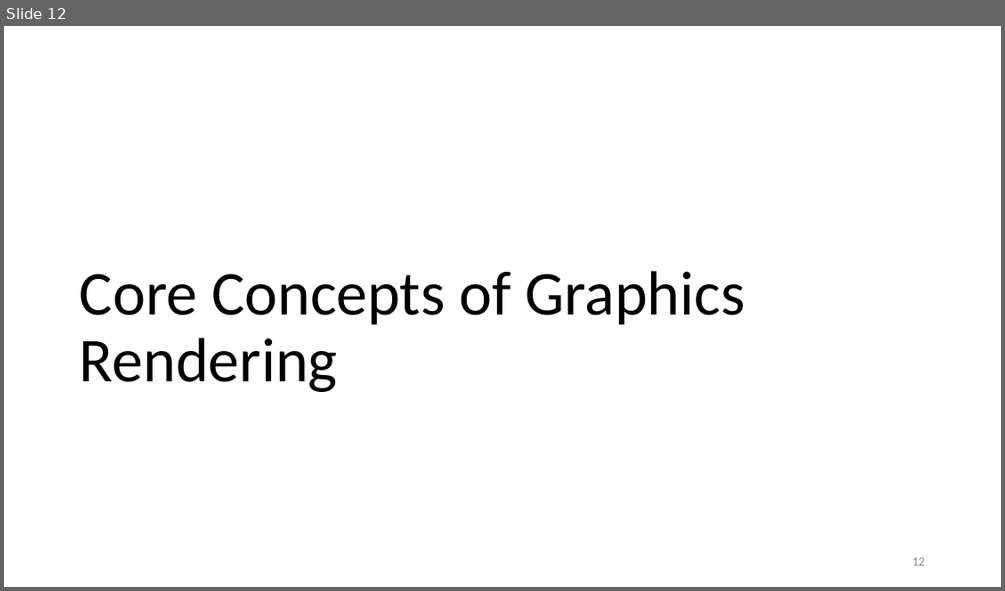
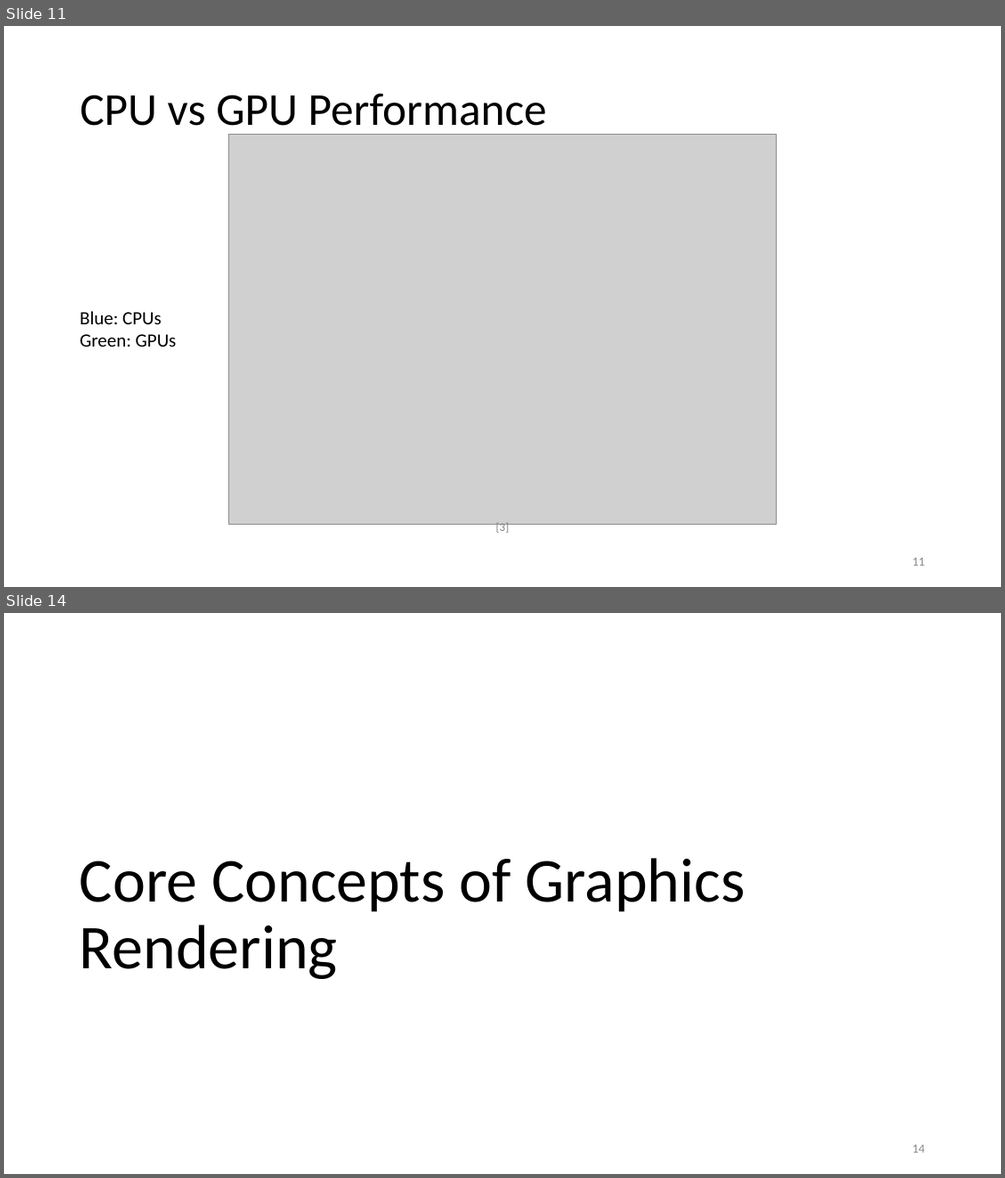
Before and after one commit to ShepherdJerred-homework/seminar-presentation, a slide deck: presentation.pptx. Shown one above the other, each under a label of ours: slide 12 before the commit, slides 11 and 14 after it; the slides between them are not shown. The pictures are 1005x591 and 1005x1178 pixels, drawn with LibreOffice and Linux fonts; fonts in the diff are those of the drawing; grey boxes stand for pictures. Boxes give left, top, right and bottom in pixels: in the first picture for what was removed or moved away, otherwise in the second. Text is boxed around its words. In the diff, an @@ line names an element or a change of style, - is before the commit and + after.

```diff
--- a/presentation.pptx
+++ b/presentation.pptx
@@ slide 11 added at (4, 26, 1001, 587), background #FFFFFF @@
@@ title added at (80, 94, 547, 135), 44 pt, text #000000 @@
+CPU vs GPU Performance
@@ picture added at (229, 134, 777, 524) @@
@@ text added at (80, 311, 177, 346), 18 pt, text #000000 @@
+Blue: CPUs
+Green: GPUs
@@ text added at (496, 522, 510, 532), 11.1 pt, text #808080 @@
+[3]
@@ page number added at (912, 557, 924, 565), 12 pt, text #8C8C8C @@
+11
@@ what was slide 12 is now slide 14 @@
@@ page number at (912, 1144, 924, 1152): text changed @@
-12
+14
```
Also in this commit, not shown: 9 slides changed, 2 other slides added, 1 slide removed, 1 other file.
